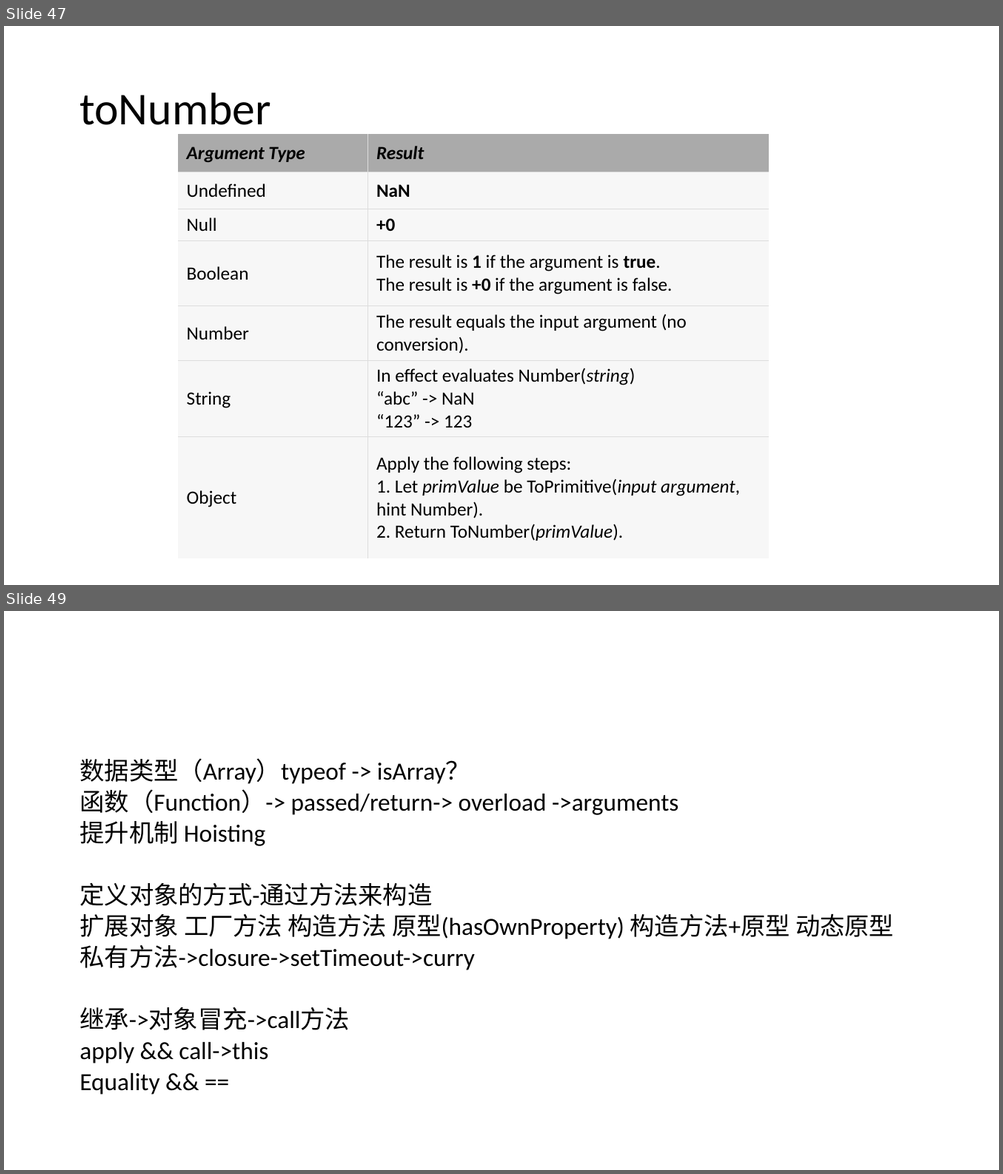
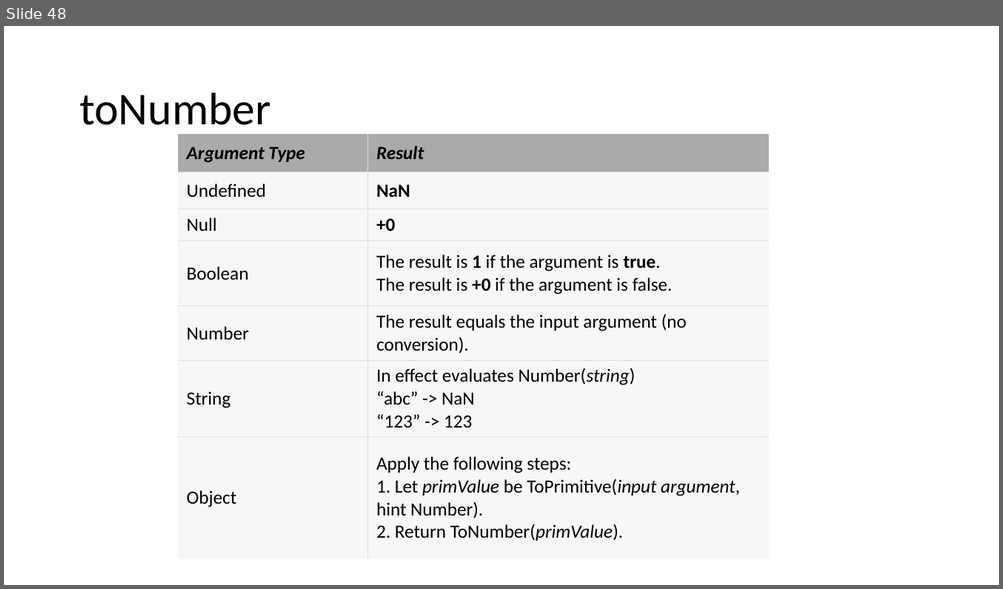
Before and after one commit to logan2013/java8, a slide deck: JavaScript.pptx. Shown one above the other, each under a label of ours: slides 47 and 49 before the commit, slide 48 after it; the slides between them are not shown. The pictures are 1003x1174 and 1003x589 pixels, drawn with LibreOffice and Linux fonts; fonts in the diff are those of the drawing. Boxes give left, top, right and bottom in pixels: in the first picture for what was removed or moved away, otherwise in the second. Text is boxed around its words. In the diff, an @@ line names an element or a change of style, - is before the commit and + after.

```diff
--- a/JavaScript.pptx
+++ b/JavaScript.pptx
@@ slide 49 removed at [4,611,999,1170], background #FFFFFF @@
@@ text removed at [79,758,893,1095] @@
-数据类型（Array）typeof -> isArray？
-函数（Function）-> passed/return-> overload ->arguments
-提升机制 Hoisting
-定义对象的方式-通过方法来构造
-扩展对象 工厂方法 构造方法 原型(hasOwnProperty) 构造方法+原型 动态原型
-私有方法->closure->setTimeout->curry
-继承->对象冒充->call方法
-apply && call->this
-Equality && ==
@@ what was slide 47 is now slide 48 @@
```
Also in this commit, not shown: 7 slides changed, 1 slide added, 25 other files.
